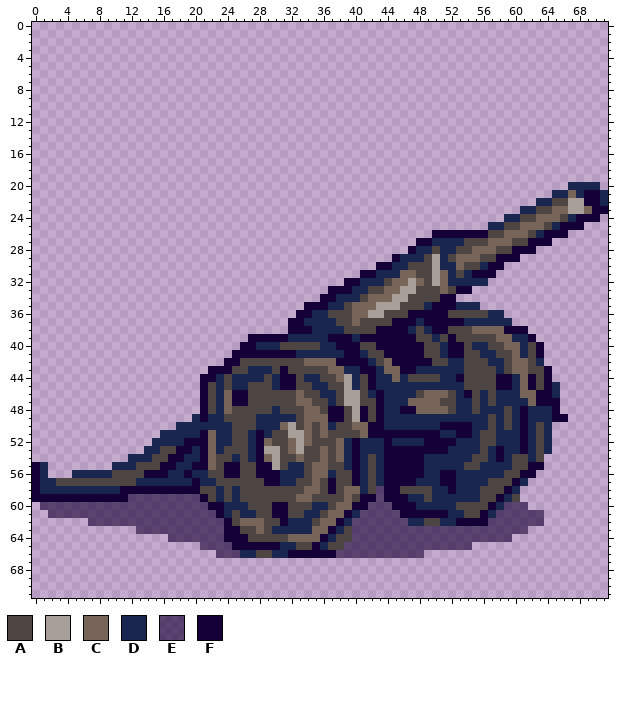
Sprite sheet, stored at images/units/imperials/cannon3.png. Above: the version before the commit.
The file is 72x72 pixels. Colours within 5 levels of each other are drawn and written as one. The old version is drawn lined up with the new one.
Palette (. is transparent): A #4d4541  B #a8a098  C #78655a  D #192650  E #16003499  F #140036
Pixels before (only the part around the change), first column x 0:
 8 ......................................................
 9 ......................................................
10 ......................................................
11 ......................................................
12 ......................................................
13 ......................................................
14 ......................................................
15 ......................................................
16 ......................................................
17 ......................................................
18 ......................................................
19 ......................................................
20 ......................................................
21 ......................................................
22 ......................................................
23 ......................................................
24 ......................................................
25 ......................................................
26 ..................................................FFFF
27 ................................................FFDDDD
28 ...............................................FDDADDA
29 .............................................FDDDABDAC
30 ...........................................FFDDAAABDDC
31 .........................................FFDDDCCAABCDA
32 .......................................FFDDDACCBCABCDD
33 .....................................FFFDDAACCBBAAACAF
34 ....................................FFDDDACCCBBAAAAFF.
35 ..................................FFFDDACCCBBBAAADFFFD
36 .................................FFDDAAACCBBAAAFFFFFAA
37 ................................FFDDDDAACAAAAFFFDFFFFF
38 ................................FFFDDDDAAAAFFFFDADFFAA
39 ...........................FFFFFDDDDDFFFDFFFFFFFAADAFA
40 ..........................FFDDDAAAAADDFFFAAFFFFFFAADFF
41 .........................FFFFFFFFDDDDDDFFDAAFFFFFAADFF
42 ........................FFAAAAAAAACCCCFFFFDACFFFFFAADD
43 ......................FFFAADDDAFAAAAACCDDFFDCCFFDDDDDD
44 .....................FFDADDDDADFFADDAACBDAFDDCDAAAADDF
45 .....................FADADDAAADFFAADDAABDAFDDDDDDDDDDD
46 .....................FADCFFAAAAAACAADDABBADFDDDDACCCAD
47 .....................FADCFFAAAAAACCAADABBAAFDDDCCCCAAD
48 .....................FADCAAAAADAAACCAFFABFAFDDFFCCCCAD
49 ....................DFDDAAAADDDDDACCCFFABFAFDDDDDDDDDD
50 ..................DDDDDDDAAADDDCBACACDAACCFFDDDDDDDFFF
51 ................DDDDDFCDDAADFDAABBCACAAAACFFFFFFFFFDDF
52 ...............DDDDFFFCDDAADFCAACBCAAACDFDDDFDDDDFFFFD
53 ..............DDAAFFDFCDAAADFBBACBAACACDFDDDFFFFFFFFDD
54 ............DDDAAFFDDFCAADADFCBAACAACACDFDADFFFFFDDDDD
55 FD........DDDAAAFFDDFFCAFFAAFFBADDACCAADFDADFFFFFDDDDD
After:
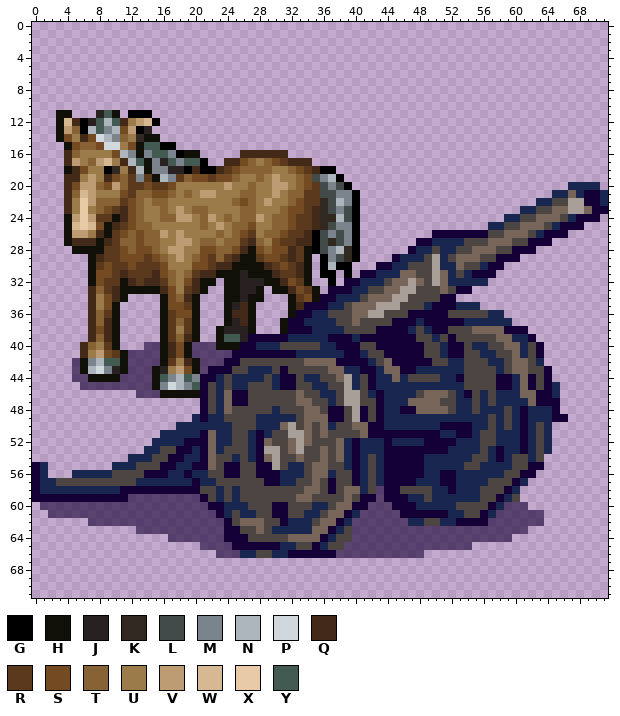
Colours new in this view: G #000000  H #101008  J #292121  K #312921  L #424a4a  M #7b848c  N #adb5bd  P #d0d7dd  Q #422918  R #5a391c  S #734a21  T #876235  U #9c7b4a  V #bd9c73  W #d6b892  X #e8cba6  Y #425a52
Changes in this commit:
whole drawing moved by +0,+9 (the old picture is shown already moved)
Changed rows in their new state; - is an unchanged pixel.
first column x 3:
11 HH---JYH-GGG--------------------------
12 HWQGJYNYQUVWG-------------------------
13 HVTGNYMNSVGJ--------------------------
14 HSUQSPNMTUKHH-------------------------
15 -HSTTSPPUSHYYGG-----------------------
16 -QTUUUUSNMHMYYMGHH-----QQQQQQ---------
17 -QVUTVWUQNYHMJYMYYG--QQSTUTSRQQQ------
18 -HQSUUGKUQNHMMJJGQGGQRSTTTTUUTSRQGG---
19 -QQUVUQSTRMRHNMRTSSRSSTUUTUVUUTSLMNG--
20 -QSVVTSVTRRSRRSUUUUUUVUUTUUVVUTSRLMLG-
21 -QTWVUUUSRTTSSTUTUVVUUUTTUUVUTTRRLLMMG
22 -QUXVTTTRSTUTTUUUUUUUUTSTUVUUTSRRKLNMG
23 -QUXUTSRQSTUUTUVUTTUUUUTTUUUTSSRQKLMLG
24 -HVXVRRHQSTUUTTVVUTVUTUTTVUTTSRRQKKNLG
25 -HWXWSHQRSTTUUUUUUTUVUTTSUUTTSRRQKLMMG
26 -HVVUQHRSTSTTVUVUUUUTUTSRUTTSRRQGLMLMG
27 -HQQQHQRTTSTTUUVVUTTUTTRQTUSRRQQGLKLMG
28 --HHHHRRSTSSTUVVUUSSTTSQHSTSSQRHGLMNKG
29 ----HQRRSSSRSTUVUTSRTRQHHRSSRQRH-GMLKG
30 ----HRSRRSRRRSUUUSSRQQHHHHQRSRQH-GNGG-
31 ----HSSRQRRRQSTUTRQQHHHJHHHQRRQH-GG-G-
32 ----HSRRHQRQQRTUSQHH-HHJJJHHQSRH--G---
33 ----QTRQHHHHHQSURQH--HHJJH-HHQSRH-----
34 ----QUSQH----HSTQH---HHJHH---HRSH-----
35 ----QUSH-----HSSRH---HJQH----HQ-------
36 ----QTRH-----HRSSH---HQQH----H--------
37 ----QTQH-----HRTRH---HJQH---H---------
38 ----QSQH-----HRURH--HJJJH---H---------
39 ----QTQH-----HRTQH--HYYJ--------------
40 ---QTURH---EEHQSHEEEHHH---------------
41 ---QUVSRHEEEEHQSHEEEEE----------------
42 --EHMNYYHEEEEHRUQHEEE-----------------
43 --EHNPMJHEEEHJUVSHE-------------------
44 --EEHHHHEEEEHYMNYM--------------------
45 ---EEEEEEEEEHMPNMY--------------------
46 ----------EEEHHHHH--------------------
